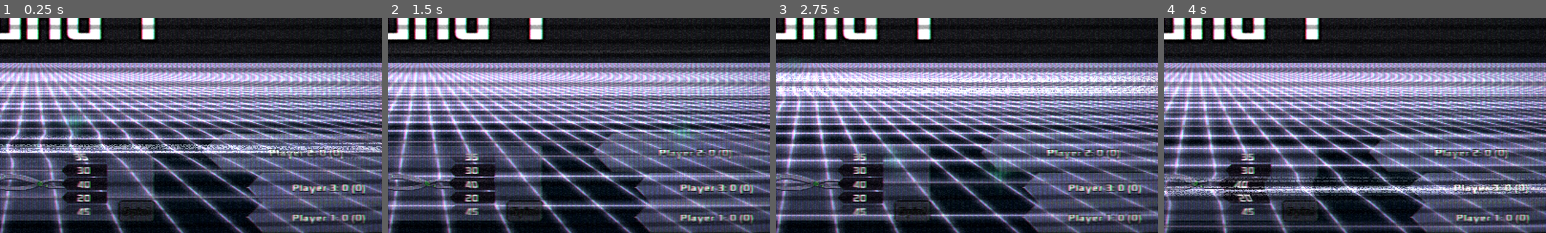
Above: before the commit, frames 1-4 (left to right).
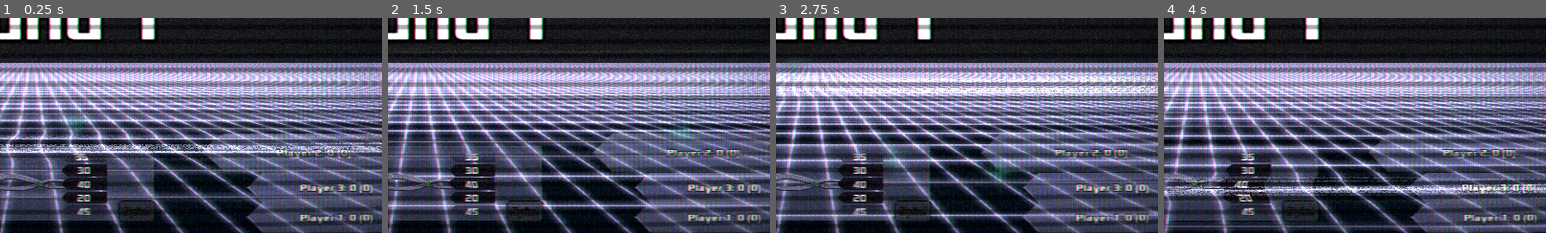
Above: after the commit, the same moments.

Repository: zacryol/spindle-of-serendipity
Game: Godot game, scene res://game/GamePanel.tscn
Two runs of this game, one before a commit and one after it. Both use one fixed random seed, a clock stepped at 60 frames per second and the inputs below. This scene is started directly instead of the project's main scene.
Inputs:
- Up to frame 1 (0.25 s): no input
- Up to frame 2 (1.5 s): tap Enter at 0.5 s; tap Backspace at 0.6 s; hold A from 1.28 s (still down); tap Z at 1.35 s
- Up to frame 3 (2.75 s): release A at 2.03 s; tap Backspace at 2.1 s
- Up to frame 4 (4 s): tap Z at 2.85 s; hold A from 3.53 s (still down); tap Backspace at 3.6 s
The pictures show only the part of the screen within x 46-96%, y 50-100%; the shares and areas given below are measured in that part.

The runs differ from the first frame. In frame 1, 1.9% of the frame differs, in the area x 70-98%, y 60-96%; in frame 2, 2.0%; in frame 3, 2.0%; in frame 4, 1.9%.
Error in both runs: Division By Zero in operator '%'. (res://system/singletons/EntryManager.gd:103)

Commit message:
added content margin on player panel

Diff:
--- a/godot/game/components/PlayersPanel.tscn
+++ b/godot/game/components/PlayersPanel.tscn
@@ -4,6 +4,7 @@
 [ext_resource path="res://game/components/PlayersPanel.gd" type="Script" id=2]
 
 [sub_resource type="StyleBoxFlat" id=1]
+content_margin_left = 30.0
 bg_color = Color( 0.572549, 0.556863, 1, 0.392157 )
 border_width_left = 3
 border_width_top = 3
